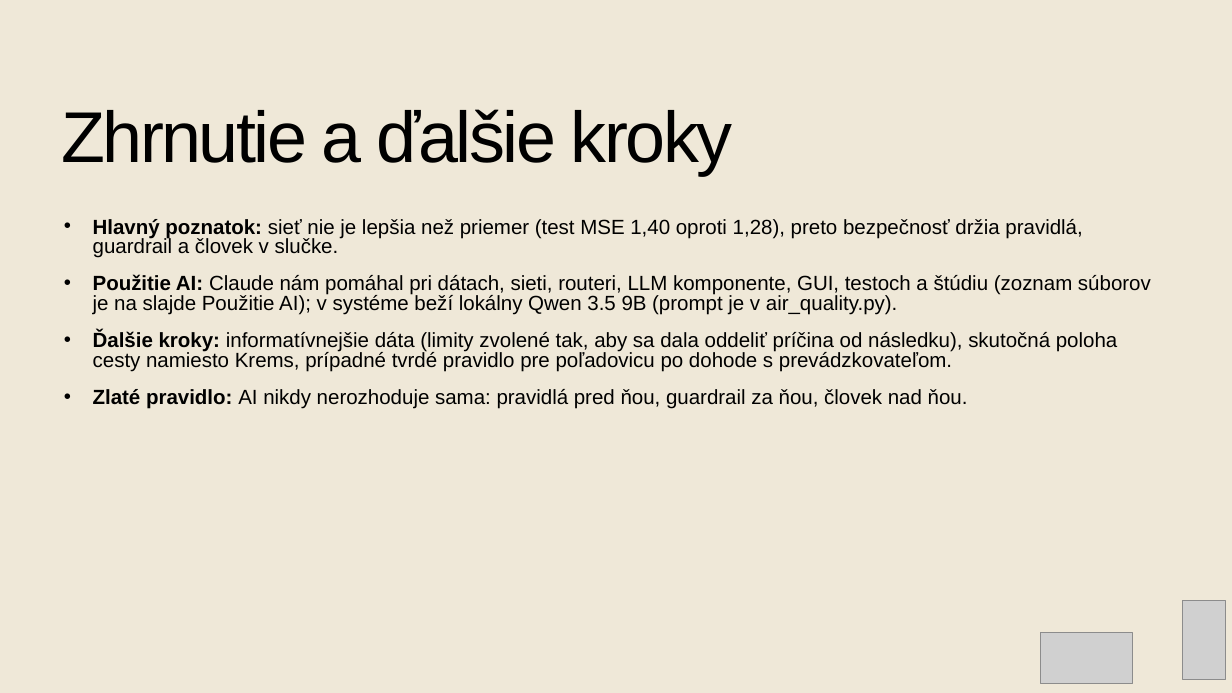
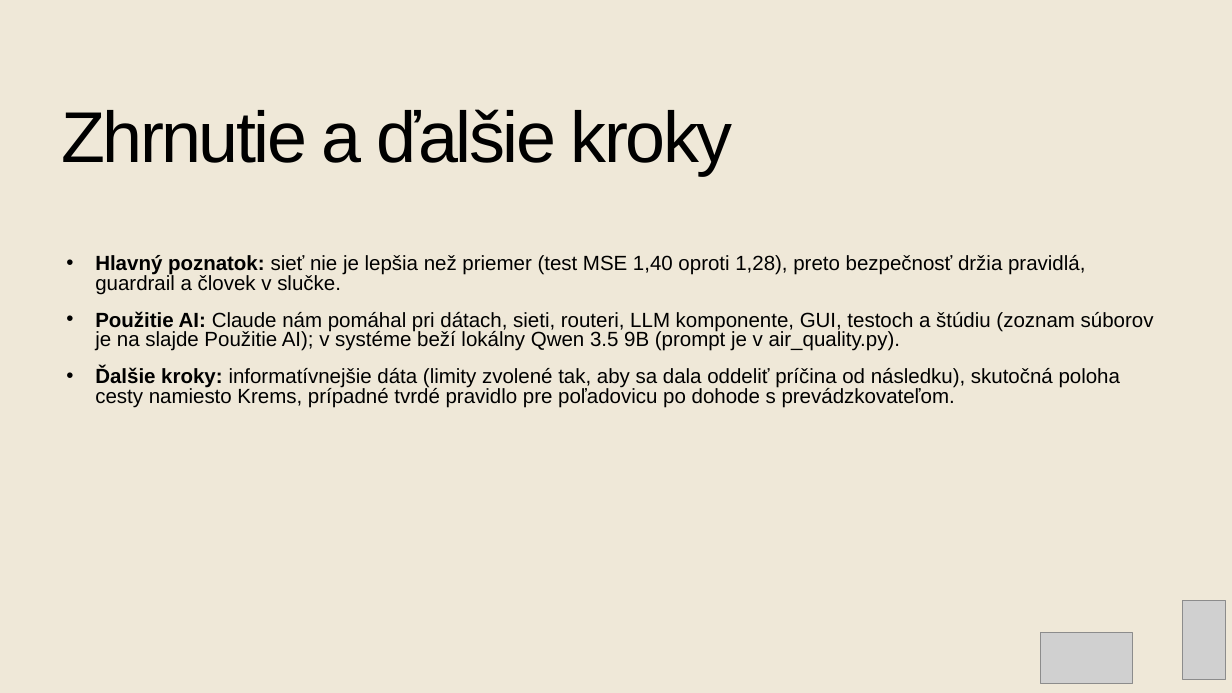
Before and after one commit to matus-bon/SE---Speed-limit, a slide deck: slide 34 of Speed_Limit_Project_SK_FINAL.pptx. Drawn at 1232x693 pixels with LibreOffice and Linux fonts; fonts in the diff are those of the drawing; grey boxes stand for pictures. Boxes give left, top, right and bottom in pixels: in the first picture for what was removed or moved away, otherwise in the second. Text is boxed around its words. In the diff, an @@ line names an element or a change of style, - is before the commit and + after.

```diff
--- a/Speed_Limit_Project_SK_FINAL.pptx
+++ b/Speed_Limit_Project_SK_FINAL.pptx
@@ text "Hlavný poznatok: sieť nie je ..." moved from (x1=93, y1=219, x2=1151, y2=409) to (x1=95, y1=255, x2=1154, y2=408) @@
@@ text at (x1=93, y1=389, x2=968, y2=409): paragraph removed @@
-• Zlaté pravidlo: AI nikdy nerozhoduje sama: pravidlá pred ňou, guardrail za ňou, človek nad ňou.
```
Also in this commit, not shown: 3 other slides changed, 4 other files.
